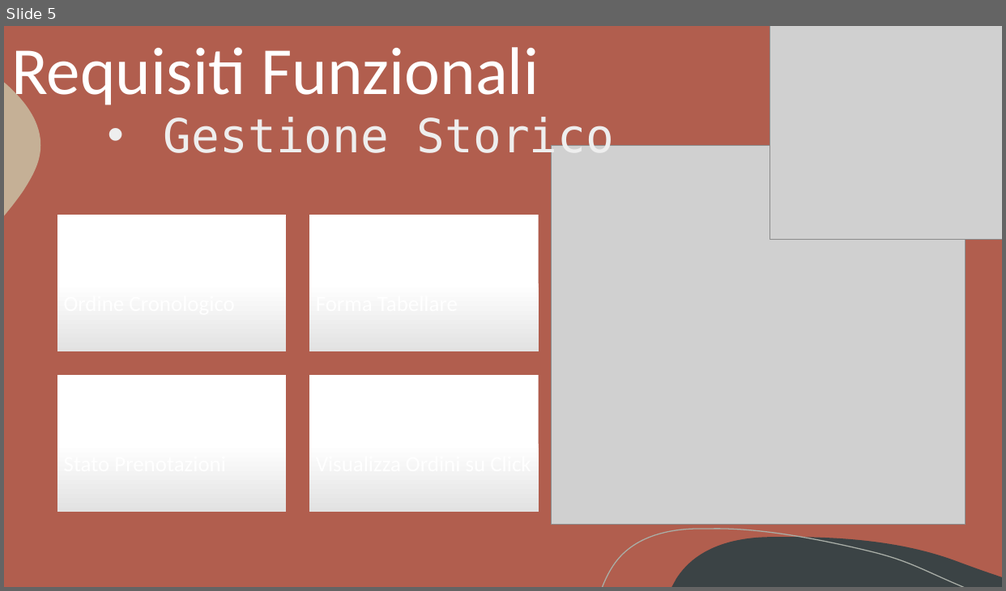
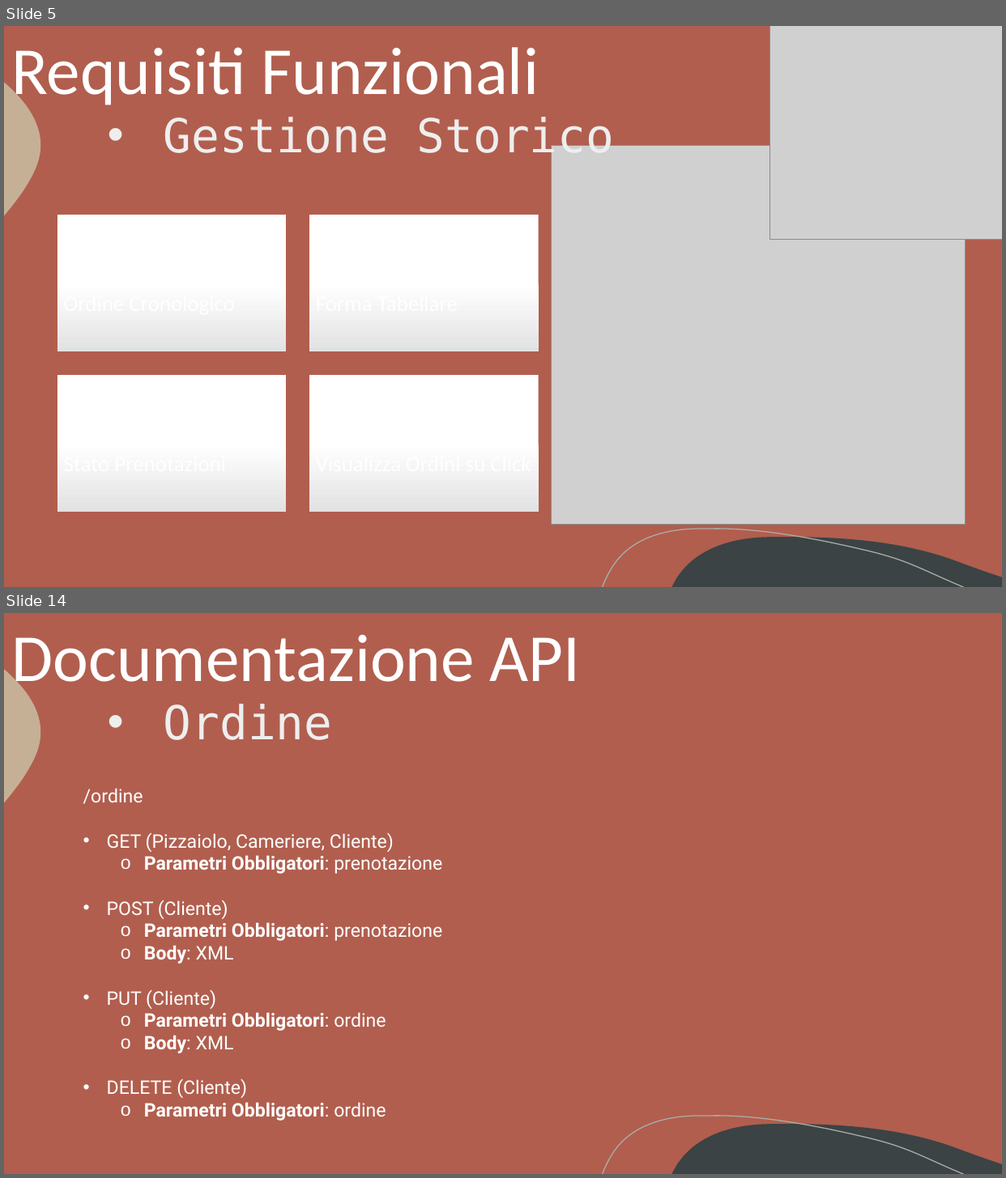
Before and after one commit to Gabriele-P03/Progetto_Ing_Web, a slide deck: appunti/PP/Presentazione.pptx. Shown one above the other, each under a label of ours: slide 5 before the commit, slides 5 and 14 after it; the slides between them are not shown. The pictures are 1006x591 and 1006x1178 pixels, drawn with LibreOffice and Linux fonts; fonts in the diff are those of the drawing; grey boxes stand for pictures. Boxes give left, top, right and bottom in pixels: in the first picture for what was removed or moved away, otherwise in the second. Text is boxed around its words. In the diff, an @@ line names an element or a change of style, - is before the commit and + after.

```diff
--- a/appunti/PP/Presentazione.pptx
+++ b/appunti/PP/Presentazione.pptx
@@ slide 14 added at (4, 613, 1002, 1174), background #B15E4E; not listed: 3 template elements that a slide beside it also shows @@
@@ title added at (11, 635, 581, 697), 64.8 pt, text #FFFFFF @@
+Documentazione API
@@ text added at (164, 704, 333, 740), 45 pt, text #EEEEEE @@
+• Ordine
@@ text added at (83, 788, 442, 1121), 18 pt, text #FFFFFF @@
+/ordine
+• GET (Pizzaiolo, Cameriere, Cliente)
+  o Parametri Obbligatori: prenotazione
+• POST (Cliente)
+  o Parametri Obbligatori: prenotazione
+  o Body: XML
+• PUT (Cliente)
+  o Parametri Obbligatori: ordine
+  o Body: XML
+• DELETE (Cliente)
+  o Parametri Obbligatori: ordine
```
Also in this commit, not shown: 1 slide changed, 13 other slides added, 1 other file.
